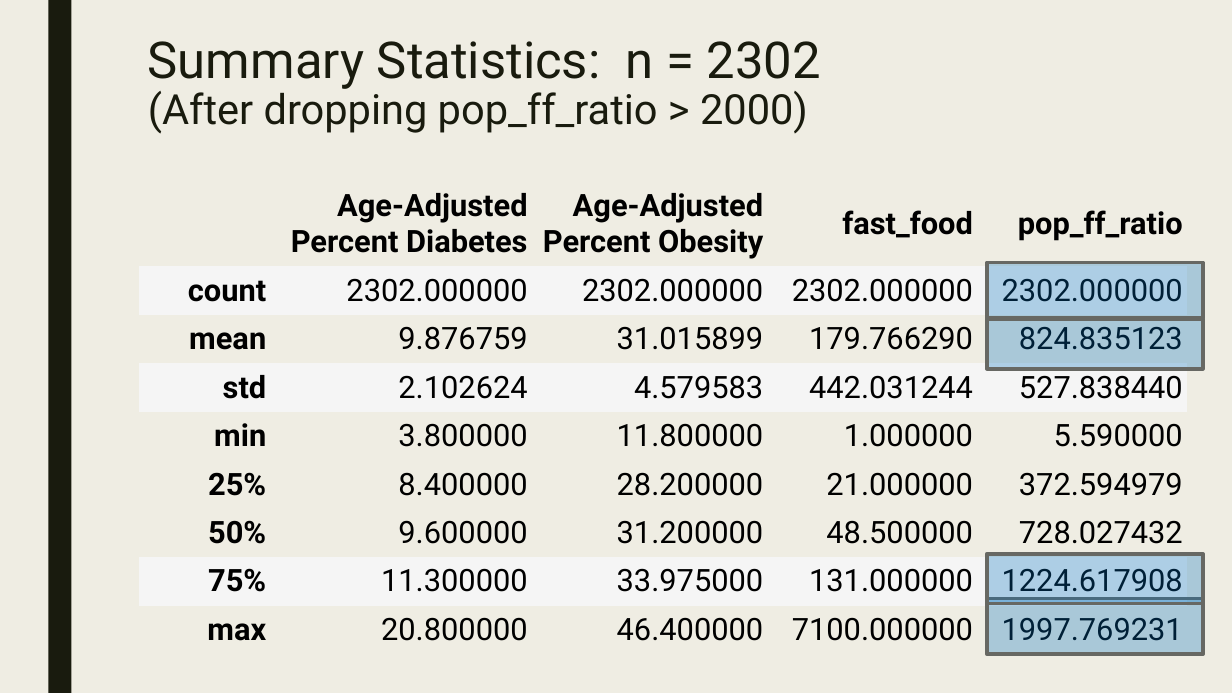
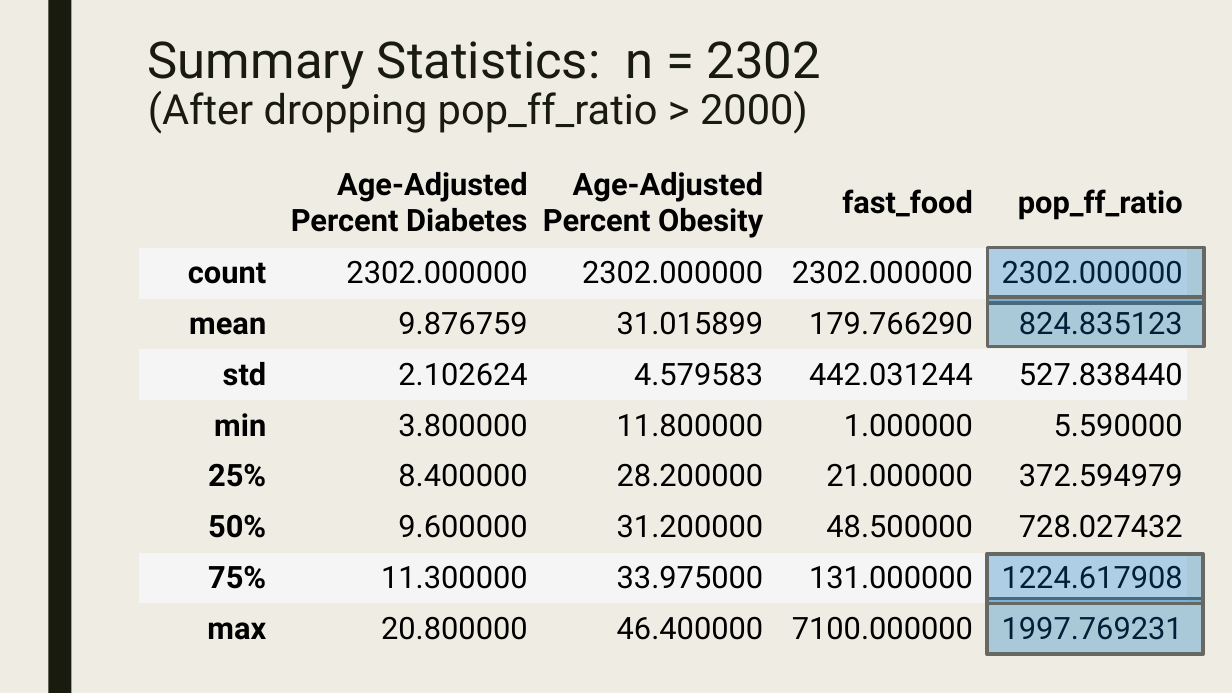
Before and after one commit to NormanLo4319/Food-Enviroment-Project, a slide deck: slide 16 of Project_Presentation.pptx (slide 13 before the commit). Drawn at 1232x693 pixels with LibreOffice and Linux fonts; fonts in the diff are those of the drawing. Boxes give left, top, right and bottom in pixels: in the first picture for what was removed or moved away, otherwise in the second. Text is boxed around its words. In the diff, an @@ line names an element or a change of style, - is before the commit and + after.

```diff
--- a/Project_Presentation.pptx
+++ b/Project_Presentation.pptx
@@ table: place and size @@
-table at [139, 182, 1188, 655]
+table at [139, 159, 1188, 654]
@@ rectangle: place and size @@
-rectangle at [987, 262, 1203, 318]
+rectangle at [988, 248, 1204, 303]
@@ rectangle: place and size @@
-rectangle at [987, 319, 1203, 369]
+rectangle at [988, 297, 1204, 347]
```
Also in this commit, not shown: 11 other slides changed, 2 slides added, 2 other files.
